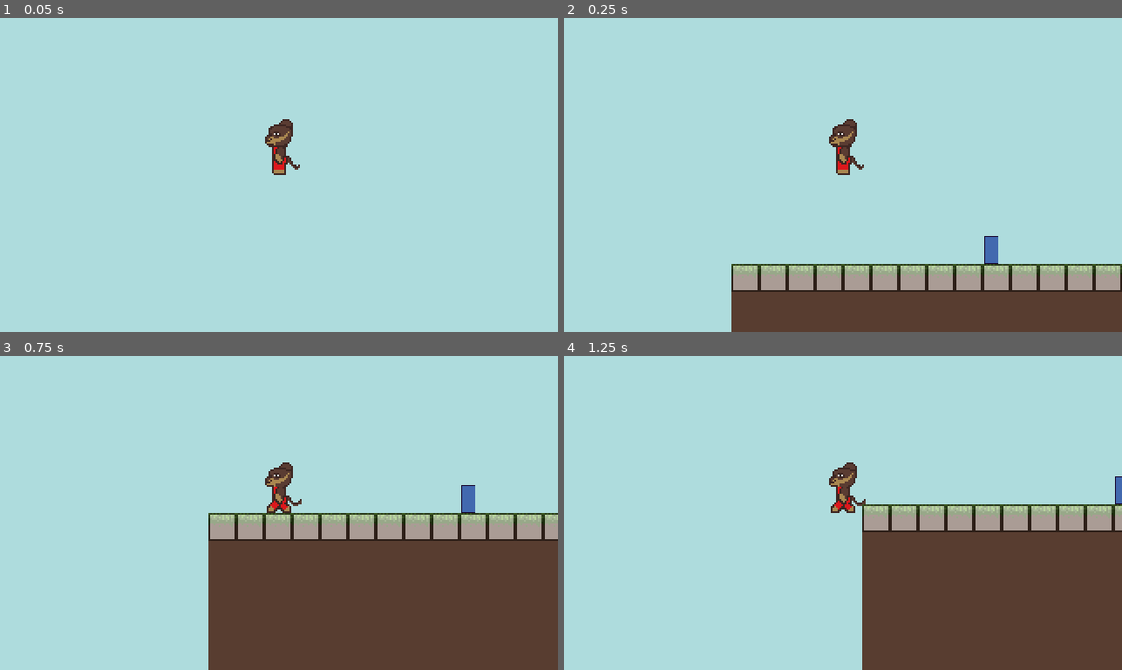
Above: before the commit, frames 1-4 (two rows, left to right).
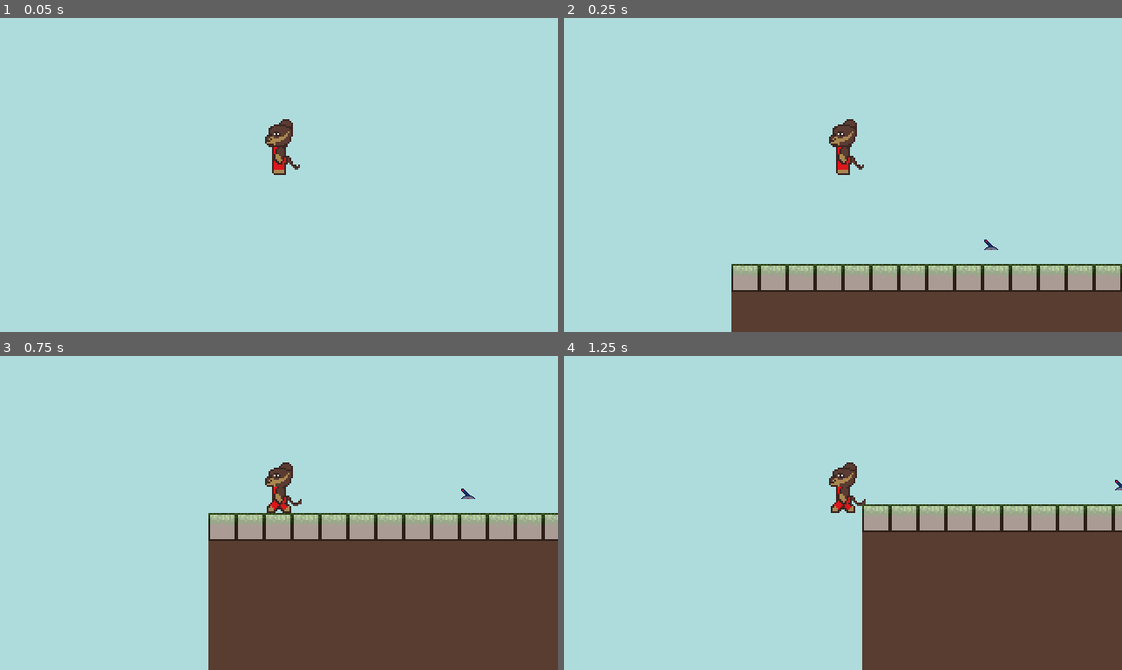
Above: after the commit, the same moments.

Repository: ColeWarden/trex_project
Game: Godot game, scene res://scenes/World.tscn
The game is run twice, just before and just after one commit, with the same random seed, the same clock (stepped at 60 frames per second) and the same inputs.
Inputs:
- Up to frame 1 (0.05 s): no input
- Up to frame 2 (0.25 s): no input
- Up to frame 3 (0.75 s): hold A (a) from 0.53 s (still down)
- Up to frame 4 (1.25 s): keep holding A (a); tap D (d) at 0.8 s

Frame 1 is identical in both runs. In frame 2, 0.2% of the frame differs, in the area x 75-78%, y 69-79%; in frame 3, 0.2%; in frame 4, 0.1%.

Commit message:
input signal bug fix, col tile script
fixed bug where input interactable would only detect entering, not exiting,
added collision tile script for future doors

Diff:
--- /dev/null
+++ b/scenes/CollisionMap.gd
@@ -0,0 +1,19 @@
+extends TileMap
+
+
+func add_collision_tile(tile_pos: Vector2):
+	set_cellv(tile_pos, 0)
+
+
+func remove_collision_tile(tile_pos: Vector2):
+	set_cellv(tile_pos, 0)
+
+
+# Vector2(128, 96) -> Vector2(8, 6)
+func world_position_to_tile_pos(world_pos: Vector2)-> Vector2:
+	return world_to_map(world_pos)
+
+
+#Vector2(8, 6) ->  Vector2(128, 96)
+func tile_position_to_world_pos(tile_pos: Vector2)-> Vector2:
+	return map_to_world(tile_pos)
--- a/scenes/World.tscn
+++ b/scenes/World.tscn
@@ -8,6 +8,7 @@
 [ext_resource path="res://resources/tiles/grass.png" type="Texture" id=6]
 [ext_resource path="res://scenes/interactables/lever/Lever.tscn" type="PackedScene" id=7]
 [ext_resource path="res://scenes/interactables/door/Door.tscn" type="PackedScene" id=8]
+[ext_resource path="res://scenes/CollisionMap.gd" type="Script" id=9]
 
 [sub_resource type="TileSet" id=8]
 1/name = "example.png 1"
@@ -182,6 +183,7 @@
 collision_mask = 0
 format = 1
 tile_data = PoolIntArray( 0, 1, 0, 1, 1, 0, 2, 1, 0, 3, 1, 0, 4, 1, 0, 5, 1, 0, 6, 1, 0, 7, 1, 0, 8, 1, 0, 9, 1, 0, 10, …(3789 unchanged characters)…
+script = ExtResource( 9 )
 
 [node name="DontTouch" type="Node2D" parent="."]
 z_index = -1
--- a/scenes/interactables/lever/Lever.tscn
+++ b/scenes/interactables/lever/Lever.tscn
@@ -1,15 +1,17 @@
 [gd_scene load_steps=4 format=2]
 
 [ext_resource path="res://scenes/interactables/lever/lever.gd" type="Script" id=1]
-[ext_resource path="res://resources/player.png" type="Texture" id=2]
+[ext_resource path="res://resources/interactables/lever/lever.png" type="Texture" id=2]
 [ext_resource path="res://scenes/areas/InteractableArea.tscn" type="PackedScene" id=3]
 
 [node name="Lever" type="Node2D"]
 script = ExtResource( 1 )
 
 [node name="InteractableArea" parent="." instance=ExtResource( 3 )]
+position = Vector2( 0, -2 )
 
 [node name="Sprite" type="Sprite" parent="."]
+position = Vector2( 0, -4 )
 scale = Vector2( 0.5, 0.5 )
 texture = ExtResource( 2 )
 hframes = 2
--- a/scenes/interactables/lever/lever.gd
+++ b/scenes/interactables/lever/lever.gd
@@ -1,10 +1,11 @@
 tool
+class_name Lever
 extends OutputInteractable
-class_name Lever
 
 
 func set_active(value)-> void:
 	.set_active(value)
+	print(value)
 	if value:
 		set_sprite_frame(1)
 	else:
--- a/scenes/interactables/output_interactable.gd
+++ b/scenes/interactables/output_interactable.gd
@@ -13,7 +13,7 @@
 func _ready() -> void:
 	._ready()
 	var _err = interactableArea.connect("area_entered", self, "interact_area_entered")
-	_err = interactableArea.connect("area_exited", self, "interact_area_entered")
+	_err = interactableArea.connect("area_exited", self, "interact_area_exited")
 	yield(get_tree(), "idle_frame")
 	update()
 
--- a/scenes/player/Player.tscn
+++ b/scenes/player/Player.tscn
@@ -100,8 +100,4 @@
 [node name="InteractArea" parent="." instance=ExtResource( 4 )]
 position = Vector2( 0, -11 )
 
-[node name="DoubleJumpTimer" type="Timer" parent="."]
-
-[connection signal="timeout" from="DoubleJumpTimer" to="." method="_DoubleJumpTimer_timeout"]
-
 [editable path="InteractArea"]
--- a/scenes/player/player.gd
+++ b/scenes/player/player.gd
@@ -26,7 +26,7 @@
 onready var sprite: Sprite = $Sprite
 onready var collisionShape2D: CollisionShape2D = $CollisionShape2D
 onready var animationPlayer: AnimationPlayer = $AnimationPlayer
-onready var jumpTimer: Timer = $DoubleJumpTimer
+
 
 func _ready() -> void:
 	animationPlayer.playback_speed = 10.0
@@ -126,7 +126,3 @@
 		animationPlayer.play("walk")
 	elif animation_state == ANIM.JUMP:
 		animationPlayer.play("jump")
-
-
-func _DoubleJumpTimer_timeout() -> void:
-	double_jump_ready = true
Binary file removed: resources/interactables/lever/Lever_Off_Blue.png
Binary file removed: resources/interactables/lever/Lever_On_Blue.png
Not shown, removed: resources/interactables/lever/Lever_On_Blue.png.import
Binary file added: resources/interactables/lever/lever.png
Not shown, changed: resources/interactables/lever/lever.png.import
Not shown: 1 places in scenes/World.tscn that only renumber resources
